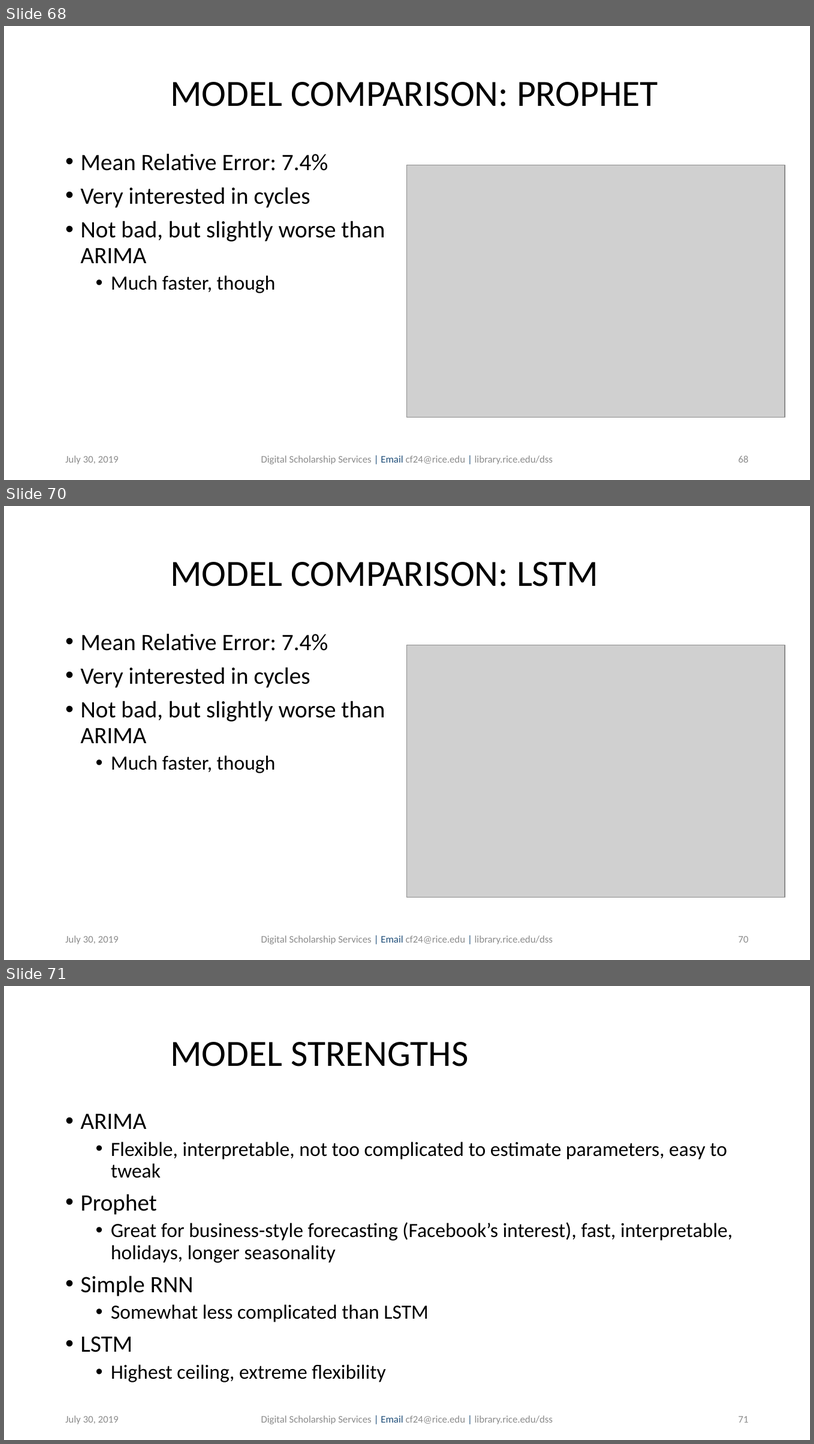
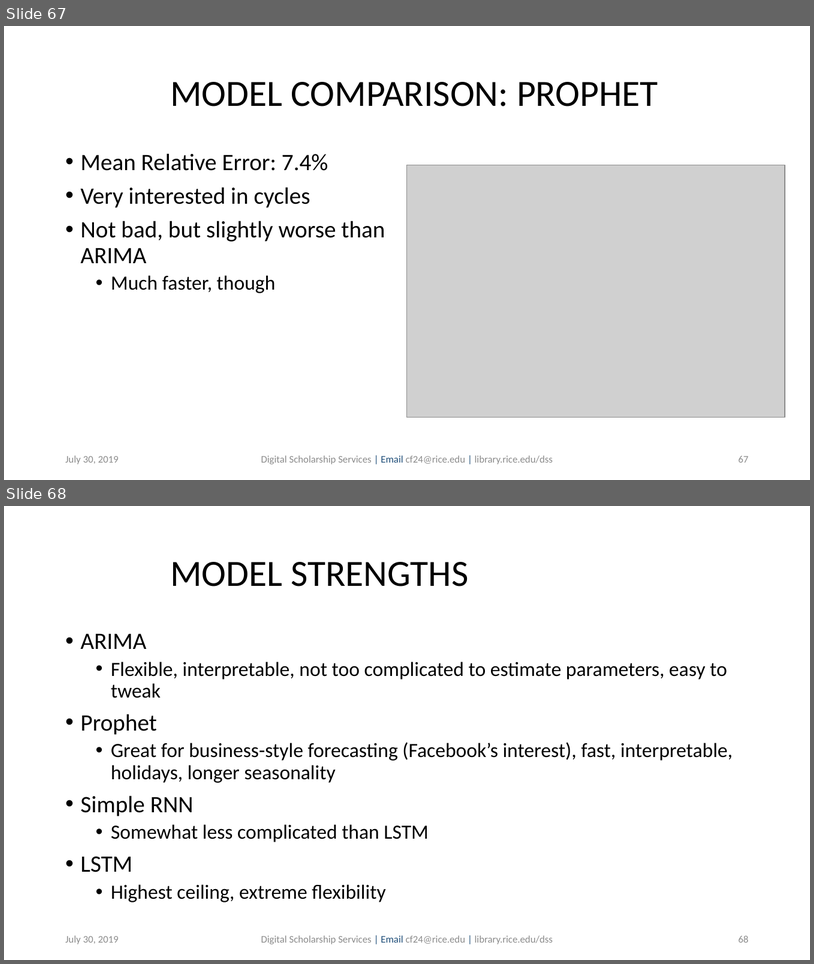
Before and after one commit to bakitybacon/rice-data-and-donuts, a slide deck: tsa/Introduction to Time Series Analysis.pptx. Shown one above the other, each under a label of ours: slides 68, 70 and 71 before the commit, slides 67 and 68 after it; the slides between them are not shown. The pictures are 814x1444 and 814x964 pixels, drawn with LibreOffice and Linux fonts; fonts in the diff are those of the drawing; grey boxes stand for pictures; background and template pictures are left out. Boxes give left, top, right and bottom in pixels: in the first picture for what was removed or moved away, otherwise in the second. Text is boxed around its words. In the diff, an @@ line names an element or a change of style, - is before the commit and + after.

Commit message:
updated ppt with ma and lstm pictures

```diff
--- a/tsa/Introduction to Time Series Analysis.pptx
+++ b/tsa/Introduction to Time Series Analysis.pptx
@@ slide 70 removed at box(4, 506, 810, 960), background #FFFFFF @@
@@ title removed at box(170, 562, 599, 586) @@
-MODEL COMPARISON: LSTM
@@ text removed at box(81, 633, 385, 773) @@
-• Mean Relative Error: 7.4%
-• Very interested in cycles
-• Not bad, but slightly worse than ARIMA
-  • Much faster, though
@@ picture removed at box(408, 645, 786, 897) @@
@@ text removed at box(65, 935, 119, 944) @@
-July 30, 2019
@@ text removed at box(261, 935, 553, 944) @@
-Digital Scholarship Services | Email cf24@rice.edu | library.rice.edu/dss
@@ page number removed at box(738, 936, 749, 942) @@
-70
@@ what was slide 68 is now slide 67 @@
@@ page number at box(738, 456, 749, 462): text changed @@
-68
+67
@@ what was slide 71 is now slide 68 @@
@@ page number at box(738, 935, 749, 942): text changed @@
-71
+68
```
Also in this commit, not shown: 5 slides changed, 2 other slides removed.
